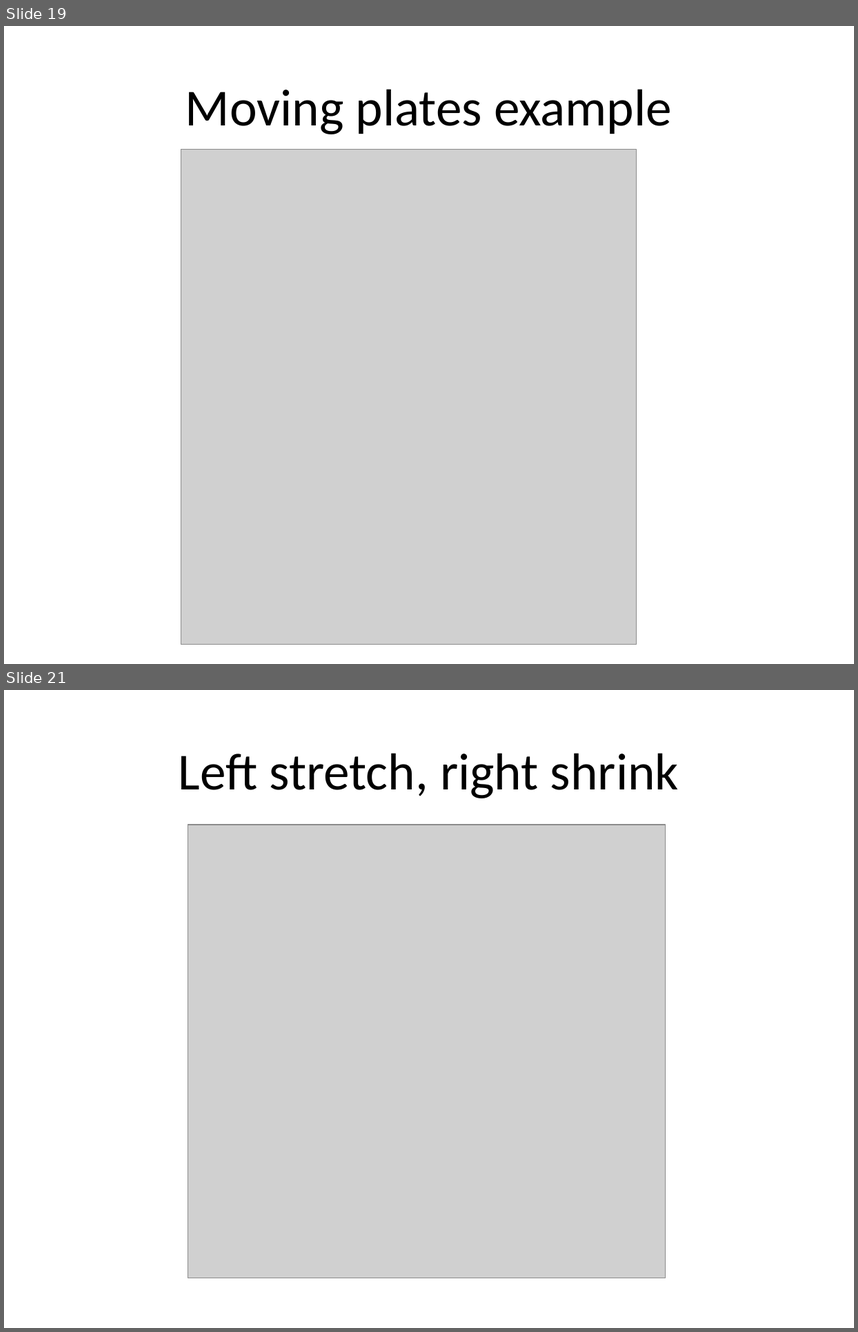
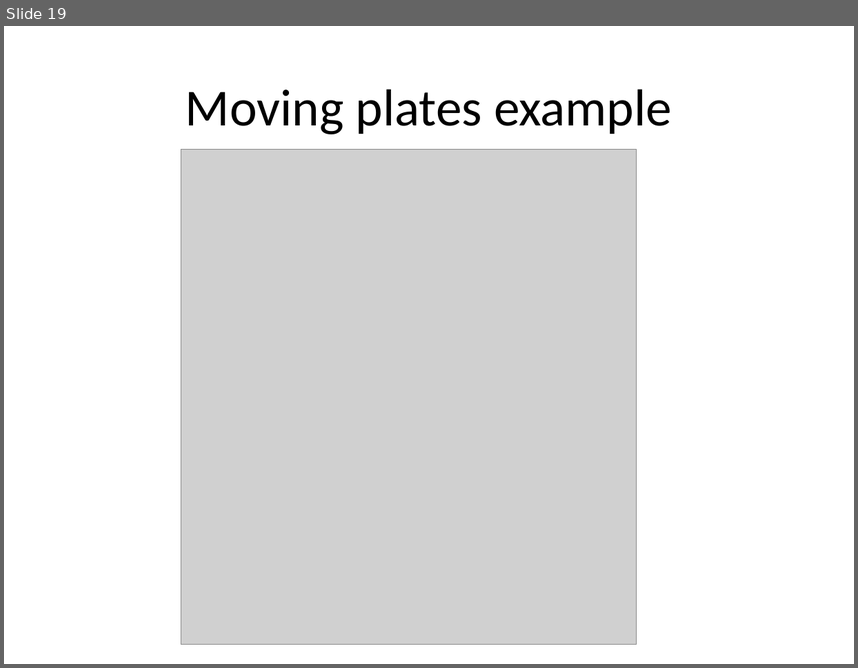
Before and after one commit to fairyflies9/IBAMR-Tutorials, a slide deck: IBAMR Lectures/Lecture 5 - IBAMR Tutorial_ Changing Target Positions and Springs.pptx. Shown one above the other, each under a label of ours: slides 19 and 21 before the commit, slide 19 after it; the slides between them are not shown. The pictures are 858x1332 and 858x668 pixels, drawn with LibreOffice and Linux fonts; fonts in the diff are those of the drawing; grey boxes stand for pictures. Boxes give left, top, right and bottom in pixels: in the first picture for what was removed or moved away, otherwise in the second. Text is boxed around its words. In the diff, an @@ line names an element or a change of style, - is before the commit and + after.

```diff
--- a/IBAMR Lectures/Lecture 5 - IBAMR Tutorial_ Changing Target Positions and Springs.pptx
+++ b/IBAMR Lectures/Lecture 5 - IBAMR Tutorial_ Changing Target Positions and Springs.pptx
@@ slide 21 removed at bbox=[4, 690, 854, 1328], background #FFFFFF @@
@@ title removed at bbox=[179, 753, 679, 798] @@
-Left stretch, right shrink
@@ picture removed at bbox=[188, 825, 665, 1277] @@
```
Also in this commit, not shown: 1 slide changed, 2 other slides removed, 15 other files.
